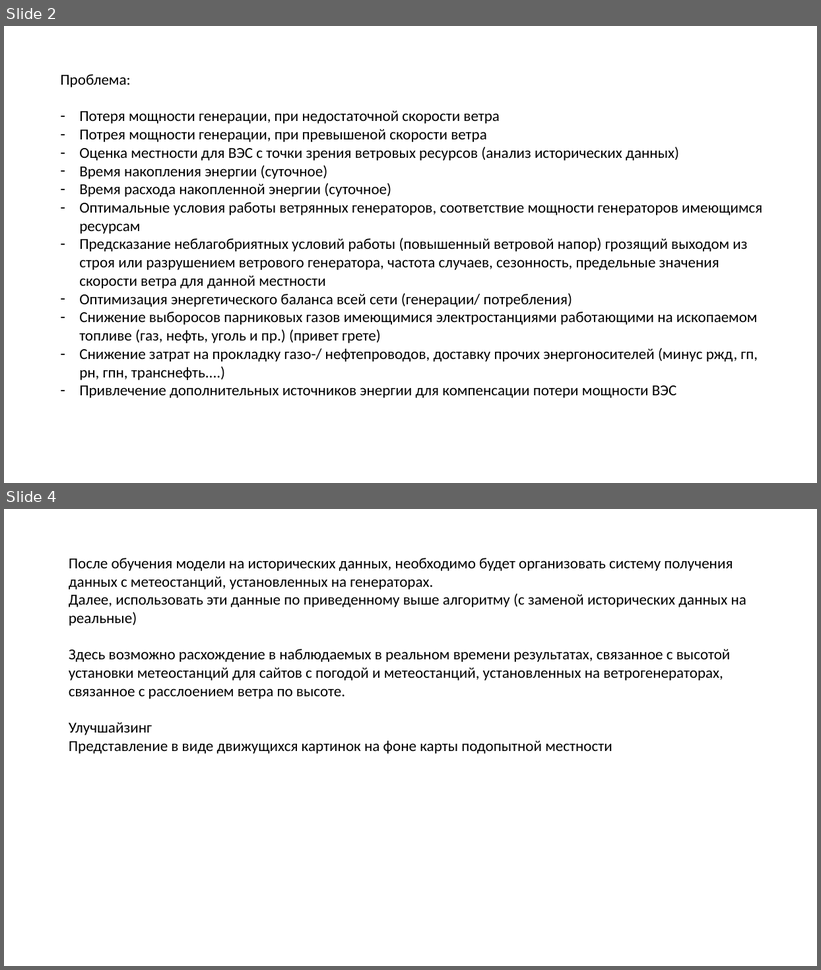
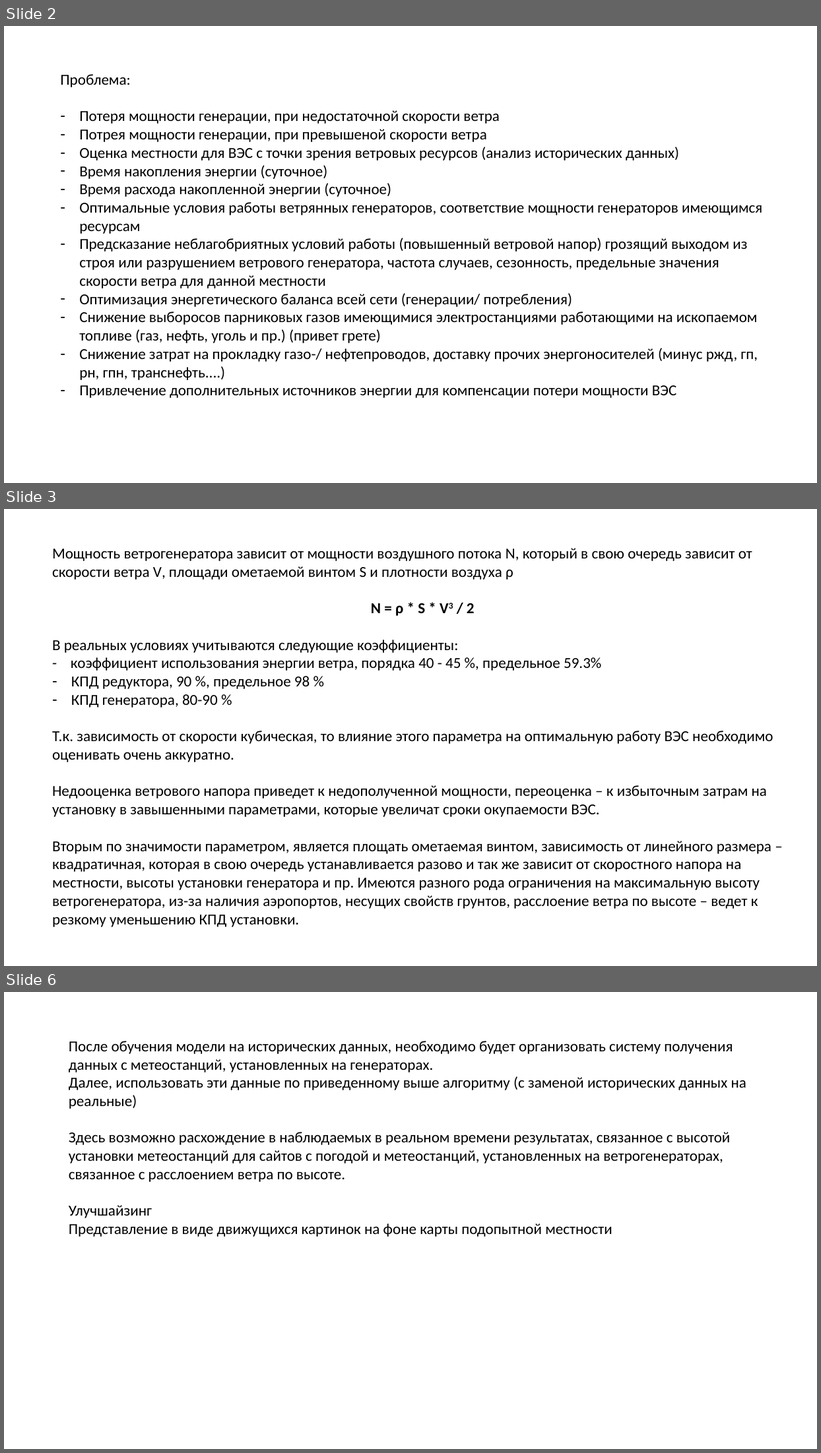
Before and after one commit to Dmitry1973/GB_Final_project, a slide deck: FInal_project.pptx. Shown one above the other, each under a label of ours: slides 2 and 4 before the commit, slides 2, 3 and 6 after it; the slides between them are not shown. The pictures are 821x970 and 821x1453 pixels, drawn with LibreOffice and Linux fonts; fonts in the diff are those of the drawing. Boxes give left, top, right and bottom in pixels: in the first picture for what was removed or moved away, otherwise in the second. Text is boxed around its words. In the diff, an @@ line names an element or a change of style, - is before the commit and + after.

```diff
--- a/FInal_project.pptx
+++ b/FInal_project.pptx
@@ slide 3 added at [4,509,817,966], background #FFFFFF @@
@@ text added at [52,548,773,927], 18 pt, text #000000 @@
+Мощность ветрогенератора зависит от мощности воздушного потока N, который в свою очередь зависит от скорости ветра V, площади ометаемой винтом S и плотности воздуха ρ
+N = ρ * S * V3 / 2
+В реальных условиях учитываются следующие коэффициенты:
+- коэффициент использования энергии ветра, порядка 40 - 45 %, предельное 59.3%
+– КПД редуктора, 90 %, предельное 98 %
+– КПД генератора, 80-90 %
+Т.к. зависимость от скорости кубическая, то влияние этого параметра на оптимальную работу ВЭС необходимо оценивать очень аккуратно.
+Недооценка ветрового напора приведет к недополученной мощности, переоценка – к избыточным затрам на установку в завышенными параметрами, которые увеличат сроки окупаемости ВЭС.
+Вторым по значимости параметром, является площать ометаемая винтом, зависимость от линейного размера – квадратичная, которая в свою очередь устанавливается разово и так же зависит от скоростного напора на местности, высоты установки генератора и пр. Имеются разного рода ограничения на максимальную высоту ветрогенератора, из-за наличия аэропортов, несущих свойств грунтов, расслоение ветра по высоте – ведет к резкому уменьшению КПД установки.
@@ what was slide 4 is now slide 6 @@
```
Also in this commit, not shown: 2 slides changed, 1 other slide added.
